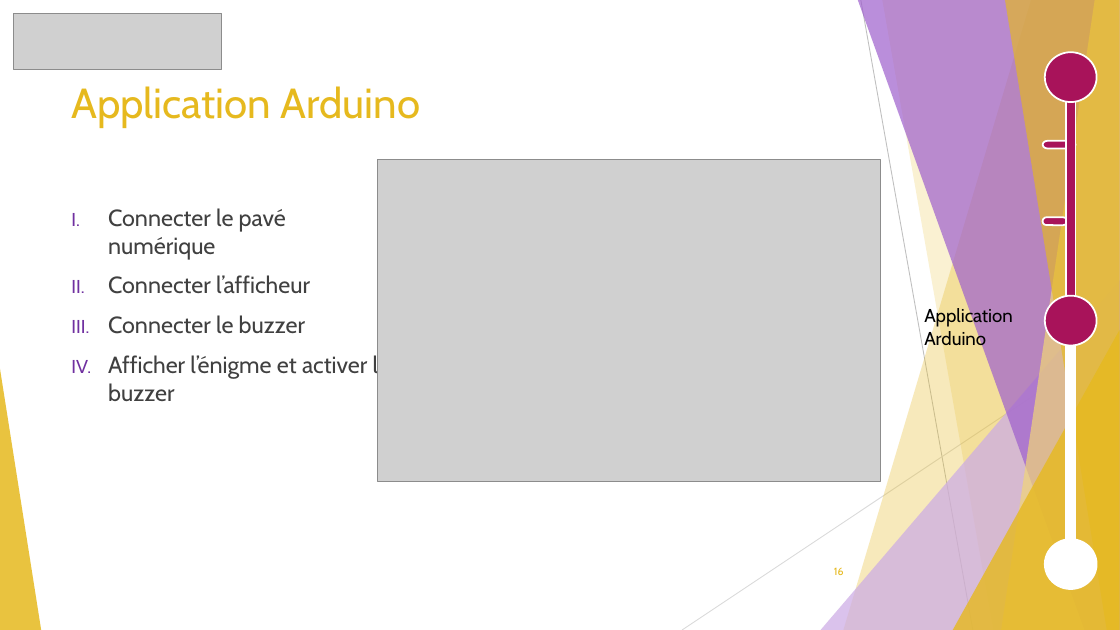
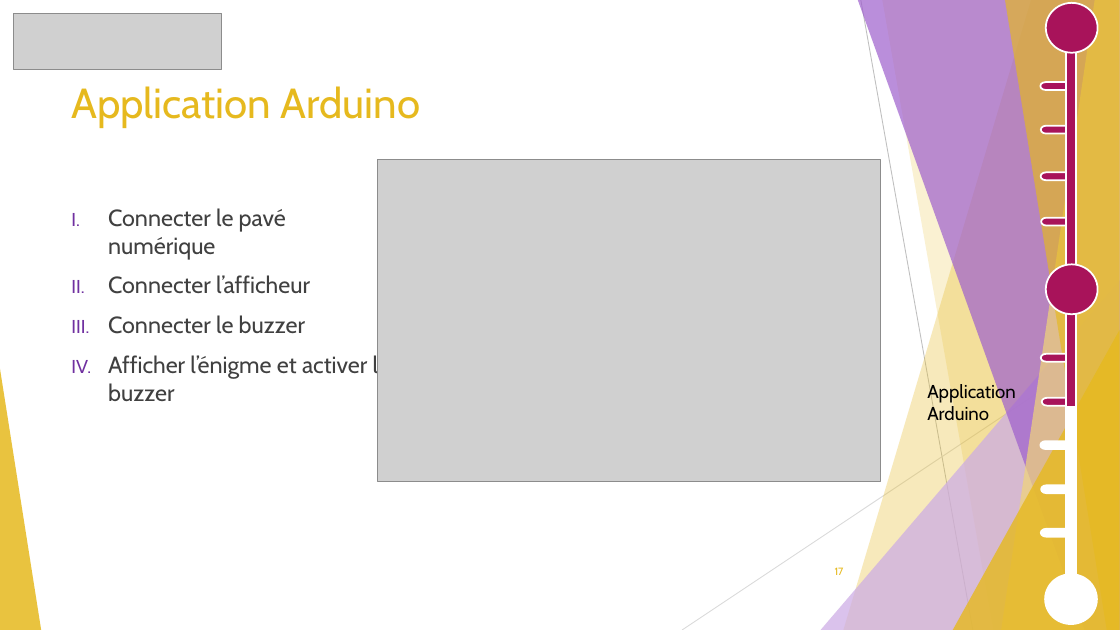
Before and after one commit to GuiguiMvn/Systeme-Escape-Game-Telethon, a slide deck: slide 17 of Cyril/Diapositives/Projet Théléton REVUE 2.pptx (slide 16 before the commit). Drawn at 1120x630 pixels with LibreOffice and Linux fonts; fonts in the diff are those of the drawing; grey boxes stand for pictures. Boxes give left, top, right and bottom in pixels: in the first picture for what was removed or moved away, otherwise in the second. Text is boxed around its words. In the diff, an @@ line names an element or a change of style, - is before the commit and + after.

```diff
--- a/Cyril/Diapositives/Projet Théléton REVUE 2.pptx
+++ b/Cyril/Diapositives/Projet Théléton REVUE 2.pptx
@@ ellipse: place and size @@
-ellipse at box(1045, 52, 1097, 102)
+ellipse at box(1046, 3, 1098, 52)
@@ rectangle: place and size @@
-rectangle at box(1066, 71, 1075, 586)
+rectangle at box(1066, 16, 1075, 590)
@@ rectangle: place and size @@
-rectangle at box(1066, 89, 1075, 335)
+rectangle at box(1066, 40, 1075, 408)
@@ pill shape added at box(1040, 82, 1073, 90), fill #A8135A, outline #FFFFFF 1.5 pt @@
@@ rectangle added at box(1066, 92, 1075, 97), fill #A8135A, outline #FFFFFF 1.5 pt @@
@@ pill shape: place and size @@
-pill shape at box(1043, 141, 1075, 149)
+pill shape at box(1041, 126, 1074, 134)
@@ pill shape added at box(1041, 172, 1074, 180), fill #A8135A, outline #FFFFFF 1.5 pt @@
@@ pill shape: place and size @@
-pill shape at box(1043, 218, 1067, 225)
+pill shape at box(1041, 218, 1074, 225)
@@ ellipse: place and size @@
-ellipse at box(1045, 296, 1097, 345)
+ellipse at box(1046, 265, 1098, 314)
@@ pill shape added at box(1041, 354, 1074, 361), fill #A8135A, outline #FFFFFF 1.5 pt @@
@@ text "Application Arduino" rewrapped from box(924, 307, 1013, 350) to box(927, 382, 1016, 421) @@
@@ pill shape added at box(1042, 398, 1075, 406), fill #A8135A, outline #FFFFFF 1.5 pt @@
@@ pill shape added at box(1040, 441, 1073, 449), fill #FFFFFF, outline #FFFFFF 1.5 pt @@
@@ pill shape added at box(1041, 486, 1074, 493), fill #FFFFFF, outline #FFFFFF 1.5 pt @@
@@ pill shape added at box(1041, 529, 1074, 537), fill #FFFFFF, outline #FFFFFF 1.5 pt @@
@@ page number at box(835, 567, 844, 575): text changed @@
-16
+17
@@ ellipse: place and size @@
-ellipse at box(1045, 539, 1097, 589)
+ellipse at box(1045, 575, 1097, 624)
```
Also in this commit, not shown: 19 other slides changed, 3 slides added, 1 slide removed, 1 other file.
